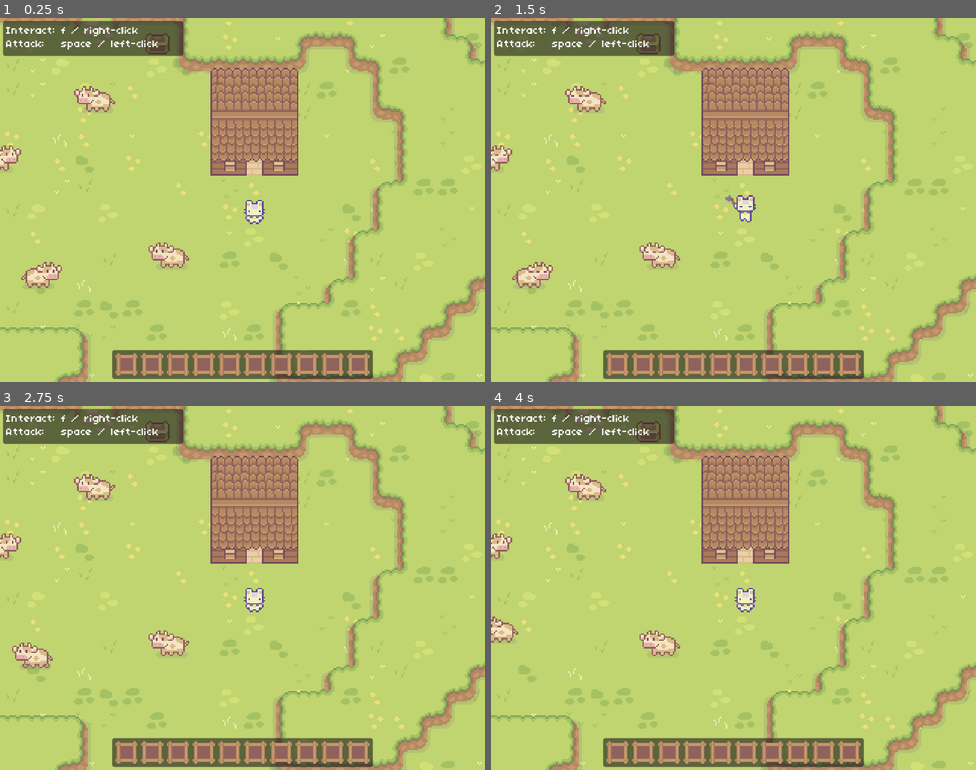
Above: before the commit, frames 1-4 (two rows, left to right).
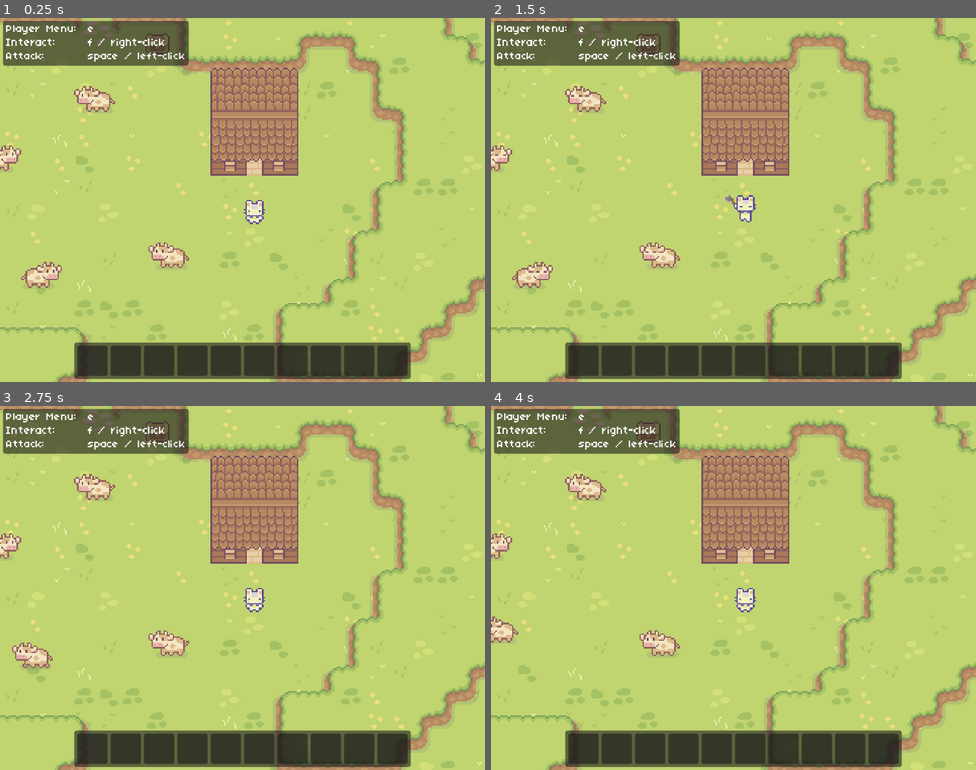
Above: after the commit, the same moments.

Repository: Boyquotes/godot-prototype-one
Game: Godot game, scene res://world/world.tscn
The game is run twice, just before and just after one commit, with the same random seed, the same clock (stepped at 60 frames per second) and the same inputs.
Inputs (mouse positions are in pixels of both pictures, inside the frame that each line leads up to):
- Up to frame 1 (0.25 s): no input
- Up to frame 2 (1.5 s): click (617, 363) at 0.52 s; click (641, 363) at 1.27 s
- Up to frame 3 (2.75 s): click (179, 751) at 2.02 s
- Up to frame 4 (4 s): click (694, 751) at 2.77 s; click (718, 751) at 3.52 s

The runs differ from the first frame. In frame 1, 8.3% of the frame differs, in the area x 0-85%, y 0-100%; in frame 2, 8.3%; in frame 3, 8.3%; in frame 4, 8.3%.

Commit message:
slice hotbar from inventory

Diff:
--- /dev/null
+++ b/ui/hotbar.gd
@@ -0,0 +1,9 @@
+extends MarginContainer
+
+
+@onready var inventory = $Inventory
+
+
+func set_player_inventory_data(inventory_data: InventoryData):
+	var inventory_slice = inventory_data.slot_data_list.slice(0, 10)
+	inventory.populate_slot_grid(inventory_slice)
--- a/ui/hotbar.tscn
+++ b/ui/hotbar.tscn
@@ -1,7 +1,8 @@
-[gd_scene load_steps=3 format=3 uid="uid://dy3tcwecofjwx"]
+[gd_scene load_steps=4 format=3 uid="uid://dy3tcwecofjwx"]
 
 [ext_resource type="Theme" uid="uid://ucv4831igw67" path="res://theme.tres" id="1_qhp7x"]
-[ext_resource type="PackedScene" uid="uid://c8gh8n847gbtb" path="res://ui/hotbar_slot.tscn" id="1_u2n63"]
+[ext_resource type="PackedScene" uid="uid://dxgwin0evpu1d" path="res://ui/inventory.tscn" id="2_1f0s4"]
+[ext_resource type="Script" path="res://ui/hotbar.gd" id="2_f4mpb"]
 
 [node name="Hotbar" type="MarginContainer"]
 anchors_preset = 7
@@ -18,46 +19,7 @@
 size_flags_horizontal = 4
 size_flags_vertical = 8
 theme = ExtResource("1_qhp7x")
+script = ExtResource("2_f4mpb")
 
-[node name="PanelContainer" type="PanelContainer" parent="."]
+[node name="Inventory" parent="." instance=ExtResource("2_1f0s4")]
 layout_mode = 2
-
-[node name="MarginContainer" type="MarginContainer" parent="PanelContainer"]
-layout_mode = 2
-
-[node name="HBoxContainer" type="HBoxContainer" parent="PanelContainer/MarginContainer"]
-layout_mode = 2
-size_flags_horizontal = 4
-size_flags_vertical = 4
-alignment = 1
-
-[node name="HotbarSlot" parent="PanelContainer/MarginContainer/HBoxContainer" instance=ExtResource("1_u2n63")]
-layout_mode = 2
-size_flags_horizontal = 4
-
-[node name="HotbarSlot2" parent="PanelContainer/MarginContainer/HBoxContainer" instance=ExtResource("1_u2n63")]
-layout_mode = 2
-
-[node name="HotbarSlot3" parent="PanelContainer/MarginContainer/HBoxContainer" instance=ExtResource("1_u2n63")]
-layout_mode = 2
-
-[node name="HotbarSlot4" parent="PanelContainer/MarginContainer/HBoxContainer" instance=ExtResource("1_u2n63")]
-layout_mode = 2
-
-[node name="HotbarSlot5" parent="PanelContainer/MarginContainer/HBoxContainer" instance=ExtResource("1_u2n63")]
-layout_mode = 2
-
-[node name="HotbarSlot6" parent="PanelContainer/MarginContainer/HBoxContainer" instance=ExtResource("1_u2n63")]
-layout_mode = 2
-
-[node name="HotbarSlot7" parent="PanelContainer/MarginContainer/HBoxContainer" instance=ExtResource("1_u2n63")]
-layout_mode = 2
-
-[node name="HotbarSlot8" parent="PanelContainer/MarginContainer/HBoxContainer" instance=ExtResource("1_u2n63")]
-layout_mode = 2
-
-[node name="HotbarSlot9" parent="PanelContainer/MarginContainer/HBoxContainer" instance=ExtResource("1_u2n63")]
-layout_mode = 2
-
-[node name="HotbarSlot10" parent="PanelContainer/MarginContainer/HBoxContainer" instance=ExtResource("1_u2n63")]
-layout_mode = 2
--- /dev/null
+++ b/ui/hud.gd
@@ -0,0 +1,16 @@
+extends CanvasLayer
+
+@onready var hotbar = $Control/Hotbar
+
+
+func _process(_delta):
+	if Input.is_action_just_pressed("game_player_menu"):
+		toggle_hotbar()
+
+
+func set_player(player: Player):
+	hotbar.set_player_inventory_data(player.inventory_data)
+
+
+func toggle_hotbar():
+	hotbar.visible = !hotbar.visible
--- a/ui/hud.tscn
+++ b/ui/hud.tscn
@@ -1,10 +1,12 @@
-[gd_scene load_steps=4 format=3 uid="uid://bs34bs7bog7cv"]
+[gd_scene load_steps=5 format=3 uid="uid://bs34bs7bog7cv"]
 
 [ext_resource type="Theme" uid="uid://ucv4831igw67" path="res://theme.tres" id="1_avwr7"]
+[ext_resource type="Script" path="res://ui/hud.gd" id="1_gxgn5"]
 [ext_resource type="PackedScene" uid="uid://dy3tcwecofjwx" path="res://ui/hotbar.tscn" id="2_tomp2"]
 [ext_resource type="PackedScene" uid="uid://cofap5n3ucrc" path="res://ui/info_box.tscn" id="3_x22a0"]
 
-[node name="CanvasLayer" type="CanvasLayer"]
+[node name="HUD" type="CanvasLayer"]
+script = ExtResource("1_gxgn5")
 
 [node name="Control" type="Control" parent="."]
 layout_mode = 3
--- a/ui/info_box.tscn
+++ b/ui/info_box.tscn
@@ -3,8 +3,8 @@
 [ext_resource type="Theme" uid="uid://ucv4831igw67" path="res://theme.tres" id="1_0gghe"]
 
 [node name="InfoBox" type="MarginContainer"]
-offset_right = 246.0
-offset_bottom = 54.0
+offset_right = 218.0
+offset_bottom = 52.0
 size_flags_horizontal = 0
 size_flags_vertical = 0
 theme = ExtResource("1_0gghe")
@@ -17,5 +17,8 @@
 
 [node name="Label" type="Label" parent="PanelContainer/MarginContainer"]
 layout_mode = 2
-text = "Interact: f / right-click
-Attack:   space / left-click"
+size_flags_horizontal = 0
+size_flags_vertical = 0
+text = "Player Menu:  e
+Interact:      f / right-click
+Attack:        space / left-click"
--- a/world/world.gd
+++ b/world/world.gd
@@ -1,9 +1,11 @@
 extends Node2D
 
 
+@onready var hud = $HUD
 @onready var player = $Entities/Player
 @onready var player_menu = $PlayerMenu
 
 
 func _ready():
-	player_menu.player = player
+	hud.set_player(player)
+	player_menu.set_player(player)
--- a/world/world.tscn
+++ b/world/world.tscn
@@ -8,6 +8,7 @@
 [ext_resource type="PackedScene" uid="uid://x8s2gaayfji5" path="res://animals/cow.tscn" id="3_ycfyx"]
 [ext_resource type="PackedScene" uid="uid://b5p6nemx0i44y" path="res://objects/chest.tscn" id="5_2d0cx"]
 [ext_resource type="PackedScene" uid="uid://duwg4vqypkyxd" path="res://objects/house.tscn" id="5_lvmm4"]
+[ext_resource type="Resource" uid="uid://bfl3bxbco47em" path="res://player/test_inventory.tres" id="6_42c5g"]
 
 [node name="World" type="Node2D"]
 script = ExtResource("1_cu01q")
@@ -47,6 +48,7 @@
 
 [node name="Player" parent="Entities" instance=ExtResource("1_85dts")]
 position = Vector2(1888, 1120)
+inventory_data = ExtResource("6_42c5g")
 
 [node name="RemoteTransform2D" type="RemoteTransform2D" parent="Entities/Player"]
 remote_path = NodePath("../../../Camera")
Not shown: 1 places in world/world.tscn that only renumber resources
